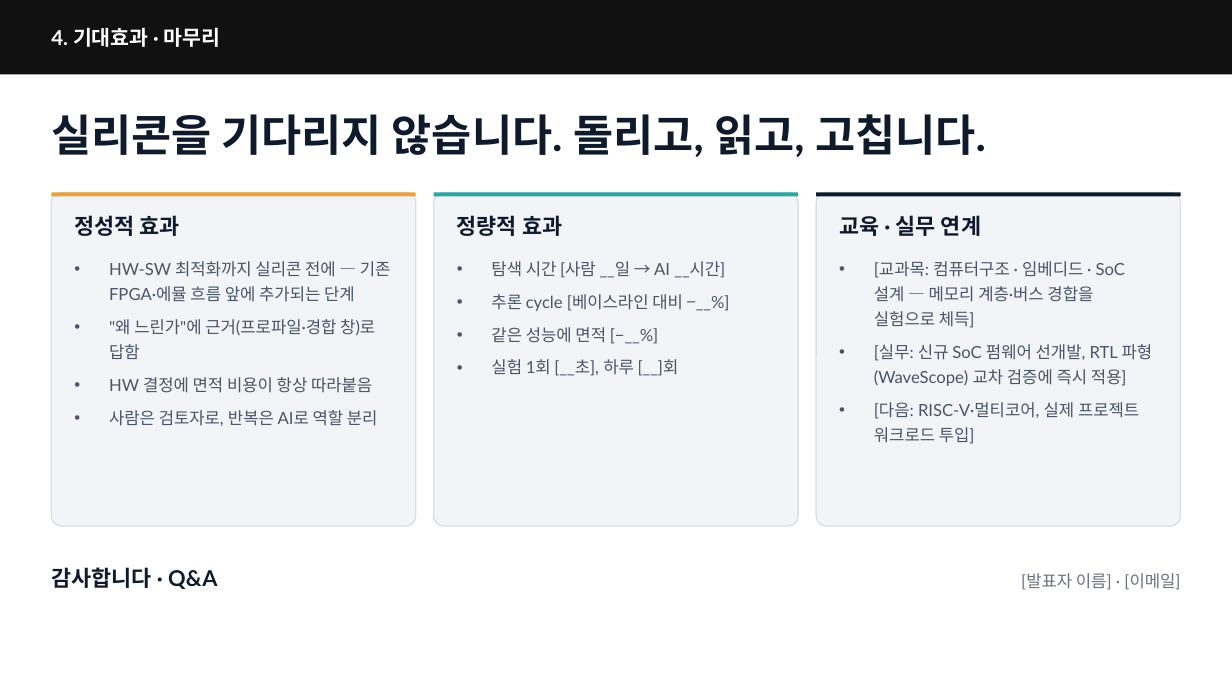
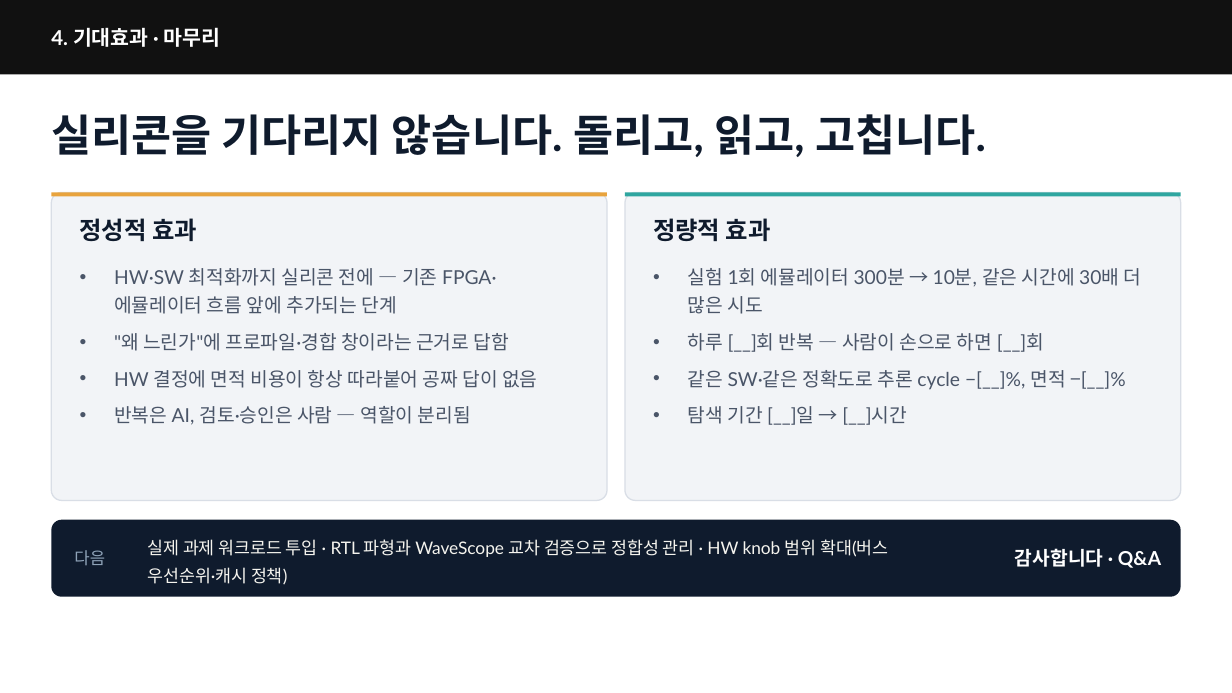
Before and after one commit to tdjung/co_opt_example, a slide deck: slide 11 of docs/presentation/deck_current_fonts.pptx. Drawn at 1232x693 pixels with LibreOffice and Linux fonts; fonts in the diff are those of the drawing. Boxes give left, top, right and bottom in pixels: in the first picture for what was removed or moved away, otherwise in the second. Text is boxed around its words. In the diff, an @@ line names an element or a change of style, - is before the commit and + after.

```diff
--- a/docs/presentation/deck_current_fonts.pptx
+++ b/docs/presentation/deck_current_fonts.pptx
@@ rounded rectangle: place and size @@
-rounded rectangle at <box>52,192,416,526</box>
+rounded rectangle at <box>52,192,607,500</box>
@@ rounded rectangle at <box>52,192,607,500</box>: proportions changed @@
@@ rectangle: place and size @@
-rectangle at <box>52,192,416,196</box>
+rectangle at <box>52,192,607,196</box>
@@ rounded rectangle at <box>625,192,1180,500</box>: proportions changed @@
@@ rounded rectangle: place and size @@
-rounded rectangle at <box>433,192,798,526</box>
+rounded rectangle at <box>625,192,1180,500</box>
@@ rectangle: place and size @@
-rectangle at <box>433,192,798,196</box>
+rectangle at <box>625,192,1180,196</box>
@@ rounded rectangle removed at <box>816,192,1180,526</box> @@
@@ rectangle removed at <box>816,192,1180,196</box> @@
@@ text "정성적 효과" at <box>80,218,197,241</box>: size 17 to 19 pt @@
@@ text "정량적 효과" at <box>653,218,771,241</box>: size 17 to 19 pt @@
@@ text "정량적 효과": place and size @@
-text "정량적 효과" at <box>457,215,562,236</box>
+text "정량적 효과" at <box>653,218,771,241</box>
@@ text removed at <box>839,215,981,236</box> @@
-교육 · 실무 연계
@@ text at <box>114,268,537,425</box>: text changed; size 13 to 15 pt @@
-• HW-SW 최적화까지 실리콘 전에 — 기존 FPGA·에뮬 흐름 앞에 추가되는 단계
-• "왜 느린가"에 근거(프로파일·경합 창)로 답함
-• HW 결정에 면적 비용이 항상 따라붙음
-• 사람은 검토자로, 반복은 AI로 역할 분리
+• HW·SW 최적화까지 실리콘 전에 — 기존 FPGA·에뮬레이터 흐름 앞에 추가되는 단계
+• "왜 느린가"에 프로파일·경합 창이라는 근거로 답함
+• HW 결정에 면적 비용이 항상 따라붙어 공짜 답이 없음
+• 반복은 AI, 검토·승인은 사람 — 역할이 분리됨
@@ text at <box>688,268,1141,425</box>: text changed; size 13 to 15 pt @@
-• 탐색 시간 [사람 __일 → AI __시간]
-• 추론 cycle [베이스라인 대비 −__%]
-• 같은 성능에 면적 [−__%]
-• 실험 1회 [__초], 하루 [__]회
+• 실험 1회 에뮬레이터 300분 → 10분, 같은 시간에 30배 더 많은 시도
+• 하루 [__]회 반복 — 사람이 손으로 하면 [__]회
+• 같은 SW·같은 정확도로 추론 cycle −[__]%, 면적 −[__]%
+• 탐색 기간 [__]일 → [__]시간
@@ text removed at <box>874,261,1153,444</box> @@
-• [교과목: 컴퓨터구조 · 임베디드 · SoC 설계 — 메모리 계층·버스 경합을 실험으로 체득]
-• [실무: 신규 SoC 펌웨어 선개발, RTL 파형(WaveScope) 교차 검증에 즉시 적용]
-• [다음: RISC-V·멀티코어, 실제 프로젝트 워크로드 투입]
@@ rounded rectangle added at <box>52,519,1181,596</box>, fill #0F1B2D @@
@@ text added at <box>148,539,888,585</box>, 13.5 pt, text #F5F4EE @@
+실제 과제 워크로드 투입 · RTL 파형과 WaveScope 교차 검증으로 정합성 관리 · HW knob 범위 확대(버스 우선순위·캐시 정책)
@@ text "감사합니다 · Q&A": place and size @@
-text "감사합니다 · Q&A" at <box>51,567,217,589</box>
+text "감사합니다 · Q&A" at <box>1015,548,1161,568</box>
@@ text "감사합니다 · Q&A" at <box>1015,548,1161,568</box>: size 17 to 15 pt, text colour #0F1B2D to #FFFFFF; alignment left to right; vertical alignment top to middle @@
@@ text added at <box>74,550,105,565</box>, 13 pt, text #8FA3B8 @@
+다음
@@ text removed at <box>1021,573,1180,590</box> @@
-[발표자 이름] · [이메일]
```
Also in this commit, not shown: 1 slide added, 1 slide removed, 7 other files.
